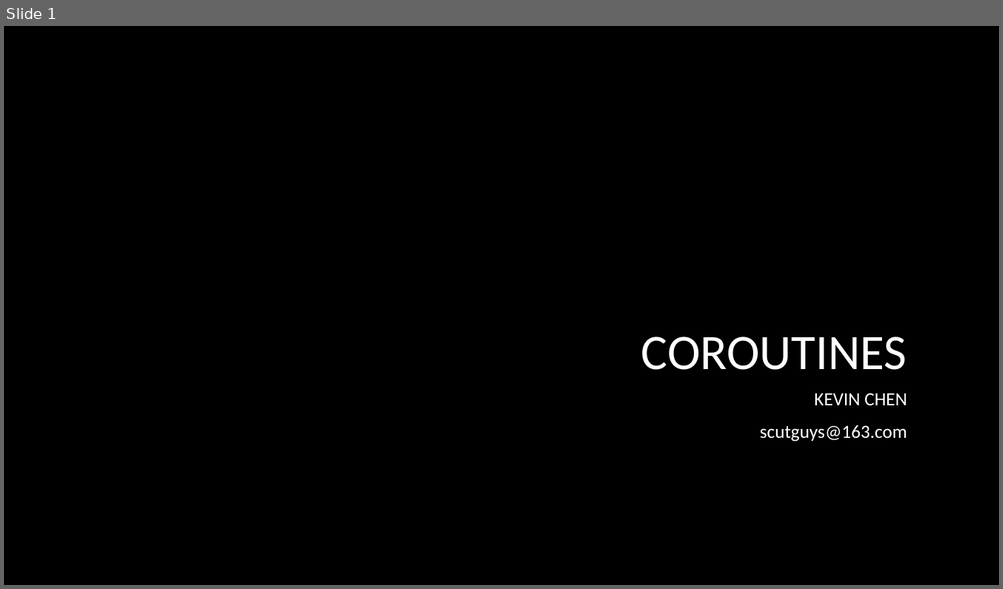
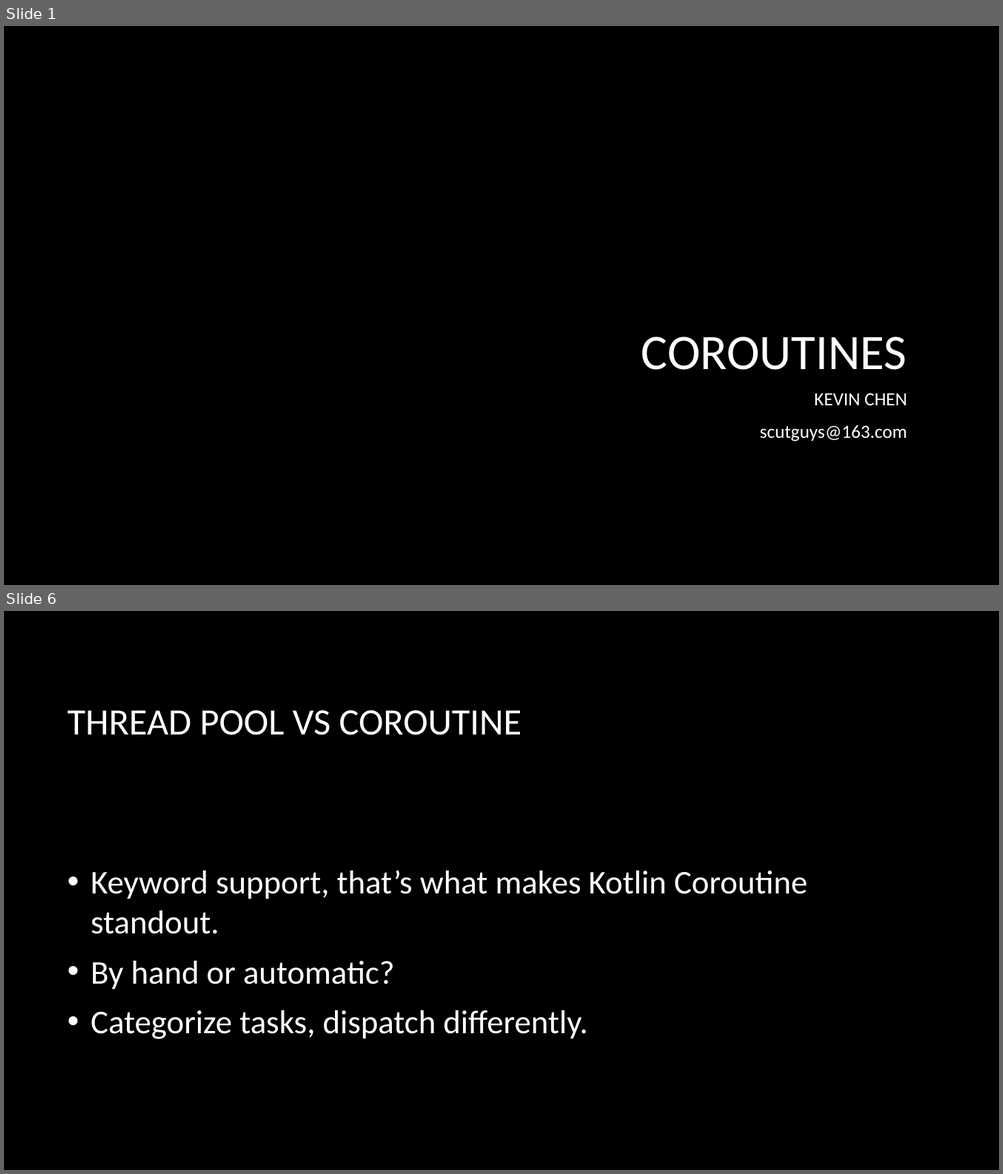
Before and after one commit to czf0613/android-tutorial, a slide deck: ppt/Coroutines.pptx. Shown one above the other, each under a label of ours: slide 1 before the commit, slides 1 and 6 after it; the slides between them are not shown. The pictures are 1003x589 and 1003x1174 pixels, drawn with LibreOffice and Linux fonts; fonts in the diff are those of the drawing; background and template pictures are left out. Boxes give left, top, right and bottom in pixels: in the first picture for what was removed or moved away, otherwise in the second. Text is boxed around its words. In the diff, an @@ line names an element or a change of style, - is before the commit and + after.

```diff
--- a/ppt/Coroutines.pptx
+++ b/ppt/Coroutines.pptx
@@ slide 6 added at bbox=[4, 611, 999, 1170], background picture (left out) @@
@@ title added at bbox=[68, 710, 522, 735], 36 pt, text #FFFFFF @@
+THREAD POOL VS COROUTINE
@@ text added at bbox=[91, 870, 807, 1039], 32 pt, text #FFFFFF @@
+• Keyword support, that’s what makes Kotlin Coroutine standout.
+• By hand or automatic?
+• Categorize tasks, dispatch differently.
```
Also in this commit, not shown: 6 other slides added, 1 slide removed.
